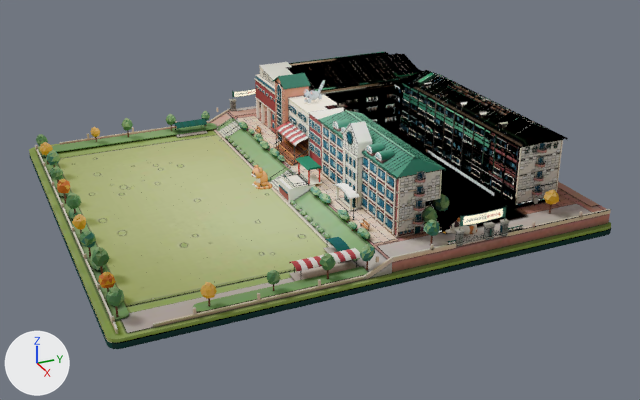
Before and after pictures for a commit that changed the glTF model tour/img/campus-3d/campus.glb.
Rendered twice from a camera (50 mm lens) standing at (89.5, -36.8, 42.9) and looking at (3.8, 1.8, 0.0). The lights are fixed; the arrows at lower left show +X, +Y and +Z. The picture after the commit comes second. Where no turn or scale is listed for an object, it has been applied to the vertices. Vertices at exactly the same position are counted once.

In view in the first picture: 'cats', 'front', 'nature', 'rear', 'terrain' and 1 more.
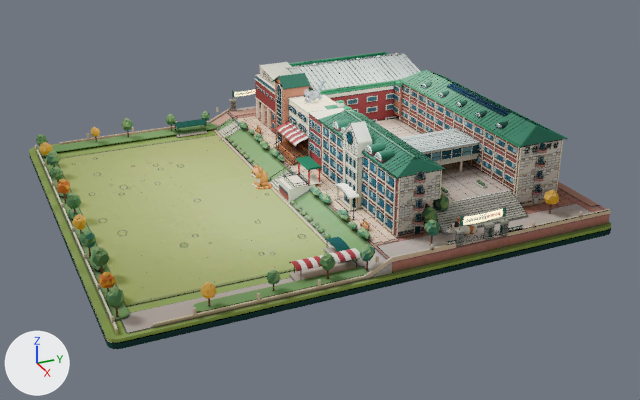
Where the change shows, as pixel boxes [x1, y1, x2, y2] in the pictures (640 x 400 px):
'rear', reshaped
    before: [286, 52, 568, 233]
    after: [286, 52, 568, 234]
part 1 of me_rear, added
    after: [442, 150, 451, 159]
part 2 of me_rear, added
    after: [452, 148, 461, 158]
part 3 of me_rear, added
    after: [472, 145, 479, 154]
part 4 of me_rear, added
    after: [432, 152, 441, 161]
part 5 of me_rear, added
    after: [462, 146, 471, 156]
part 6 of me_rear, added
    after: [435, 194, 513, 211]
part 7 of me_rear, built on
    before: [424, 202, 442, 233]
    after: [375, 118, 528, 234]
part 8 of me_rear, surface changed (lighter)
    both: [286, 52, 568, 207]

Edits to the bpy script that builds the scene:
```text
Change me_rear:
    used by ob_rear; location = (0.0, 0.0, 0.0)
    remove me_rear.from_pydata(...)  # 13982 vertices, 22296 faces; spans x -20.6..20.8, y 5.4..23.5, z 2.4..11.1
    add me_rear.from_pydata(...)  # 15604 vertices, 24804 faces; spans x -20.6..21.5, y 5.4..23.5, z 2.4..11.1
    me_rear part 1: a new loose piece, a box spanning x 11.872..11.948, y 12.844..14.066, z 6.18..7.14, in mat_rear___cycles_baked
    me_rear part 2: a new loose piece, a box spanning x 11.872..11.948, y 14.154..15.376, z 6.18..7.14, in mat_rear___cycles_baked
    me_rear part 3: a new loose piece, a box spanning x 11.872..11.948, y 16.774..17.996, z 6.18..7.14, in mat_rear___cycles_baked
    me_rear part 4: a new loose piece, a box spanning x 11.872..11.948, y 11.534..12.756, z 6.18..7.14, in mat_rear___cycles_baked
    me_rear part 5: a new loose piece, a box spanning x 11.872..11.948, y 15.464..16.686, z 6.18..7.14, in mat_rear___cycles_baked
    me_rear part 6: a new loose piece, a box spanning x 18.797..19.041, y 7.7..17.8, z 3.958..3.974, in mat_rear___cycles_baked
    me_rear part 7: 2 vertices moved within x 19.5, y 7.7, z 3.5; 120 vertices removed from x 17.6..20.8, y 6.2..7.8, z 2.4..4.8; 1912 vertices added at x -7.1..21.5, y 7.5..18.1, z 2.4..7.6
    me_rear part 8: 21289 kept faces spanning x -20.6..19.6, y 5.4..23.5, z 2.4..11.1 get new texture (UV) coordinates
    other edits to the shape of me_rear do not show in these pictures
```
